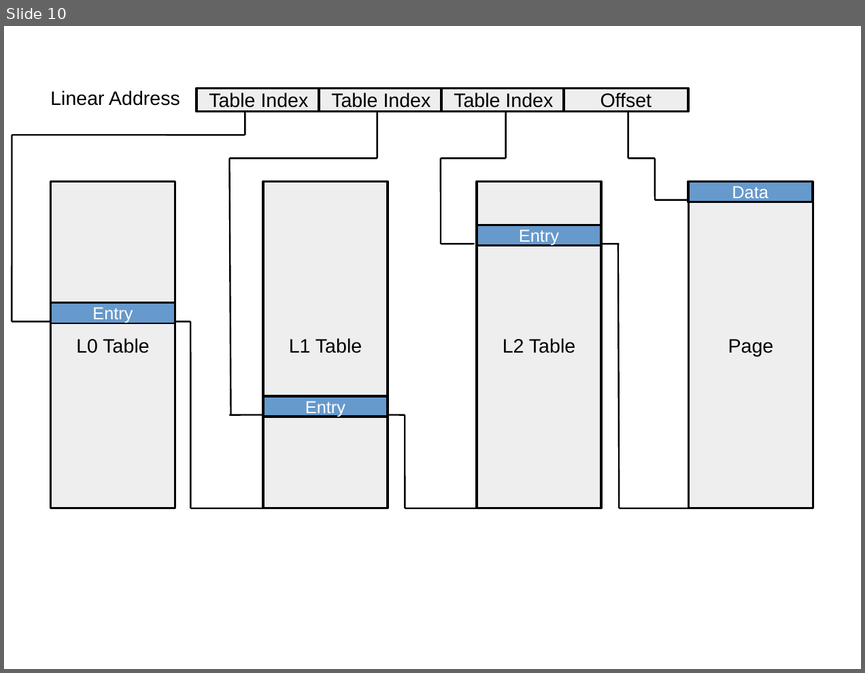
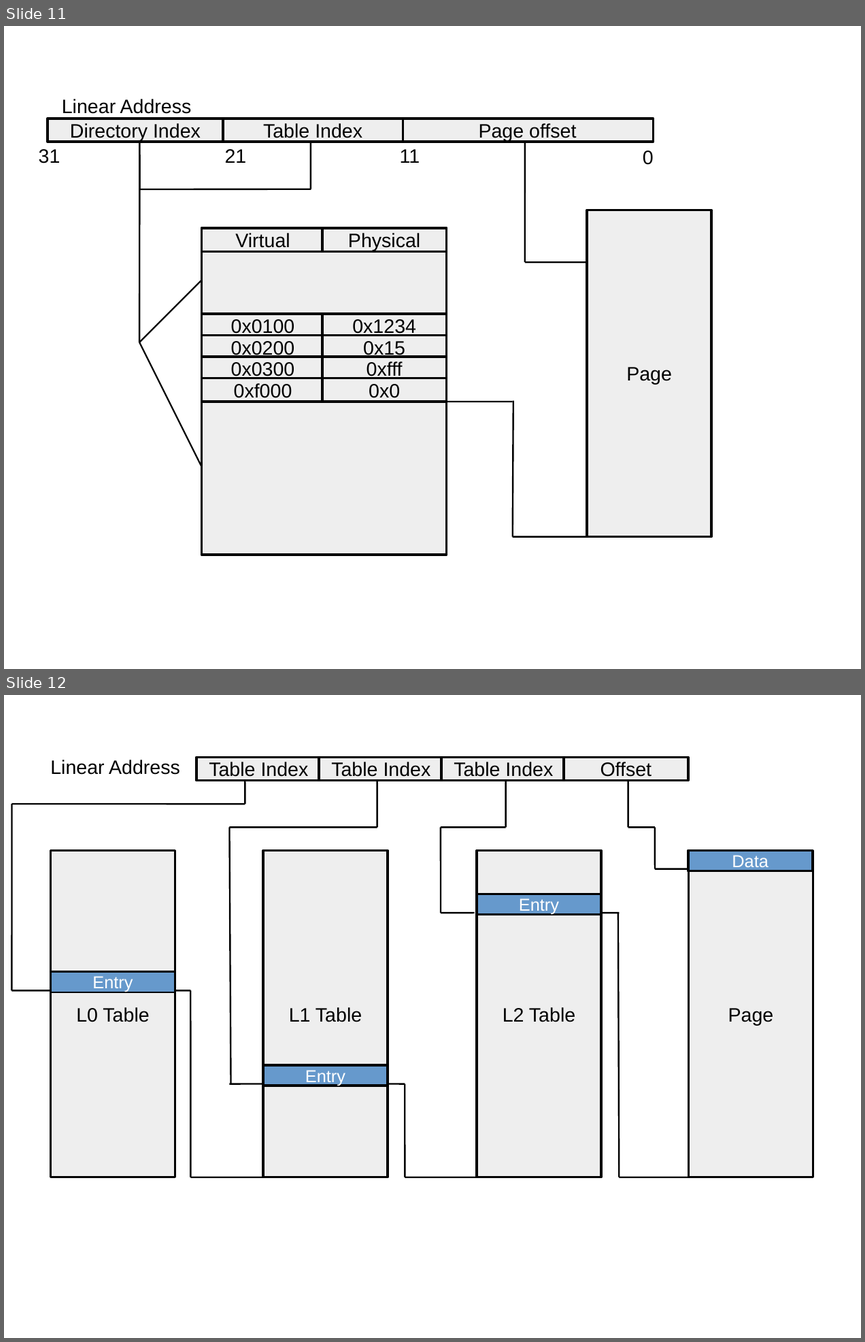
Before and after one commit to davidiw/os-website, a slide deck: lectures/images/images.odp. Shown one above the other, each under a label of ours: slide 10 before the commit, slides 11 and 12 after it. The pictures are 865x673 and 865x1342 pixels, drawn with LibreOffice and Linux fonts; fonts in the diff are those of the drawing. Boxes give left, top, right and bottom in pixels: in the first picture for what was removed or moved away, otherwise in the second. Text is boxed around its words. In the diff, an @@ line names an element or a change of style, - is before the commit and + after.

```diff
--- a/lectures/images/images.odp
+++ b/lectures/images/images.odp
@@ slide 11 added at (x1=4, y1=26, x2=861, y2=669), background #FFFFFF @@
@@ text added at (x1=62, y1=99, x2=192, y2=114), 18 pt, text #000000 @@
+Linear Address
@@ rectangle added at (x1=48, y1=118, x2=222, y2=142), fill #EEEEEE, outline #000000 2.3 pt, 18 pt, text #000000 @@
+Directory Index
@@ rectangle added at (x1=223, y1=118, x2=404, y2=142), fill #EEEEEE, outline #000000 2.3 pt, 18 pt, text #000000 @@
+Table Index
@@ rectangle added at (x1=402, y1=118, x2=653, y2=142), fill #EEEEEE, outline #000000 2.3 pt, 18 pt, text #000000 @@
+Page offset
@@ line added from (139, 143) to (139, 189), #000000 1.5 pt @@
@@ line added from (310, 143) to (310, 189), #000000 1.5 pt @@
@@ line added from (525, 143) to (525, 263), #000000 1.5 pt @@
@@ text added at (x1=39, y1=149, x2=60, y2=163), 18 pt, text #000000 @@
+31
@@ line added from (139, 155) to (139, 342), #000000 1.5 pt @@
@@ text added at (x1=225, y1=149, x2=247, y2=163), 18 pt, text #000000 @@
+21
@@ text added at (x1=400, y1=149, x2=420, y2=163), 18 pt, text #000000 @@
+11
@@ text added at (x1=643, y1=150, x2=653, y2=165), 18 pt, text #000000 @@
+0
@@ line added from (139, 189) to (311, 189), #000000 1.5 pt @@
@@ rectangle added at (x1=201, y1=228, x2=447, y2=554), fill #EEEEEE, outline #000000 2.3 pt @@
@@ rectangle added at (x1=201, y1=228, x2=324, y2=252), fill #EEEEEE, outline #000000 2.3 pt, 18 pt, text #000000 @@
+Virtual
@@ rectangle added at (x1=322, y1=228, x2=447, y2=252), fill #EEEEEE, outline #000000 2.3 pt, 18 pt, text #000000 @@
+Physical
@@ rectangle added at (x1=587, y1=210, x2=711, y2=537), fill #EEEEEE, outline #000000 2.3 pt, 18 pt, text #000000 @@
+Page
@@ line added from (586, 263) to (525, 263), #000000 1.5 pt @@
@@ line added from (139, 342) to (201, 280), #000000 1.45 pt @@
@@ rectangle added at (x1=201, y1=314, x2=324, y2=337), fill #EEEEEE, outline #000000 2.3 pt, 18 pt, text #000000 @@
+0x0100
@@ rectangle added at (x1=322, y1=314, x2=447, y2=337), fill #EEEEEE, outline #000000 2.3 pt, 18 pt, text #000000 @@
+0x1234
@@ line added from (139, 342) to (201, 467), #000000 1.45 pt @@
@@ rectangle added at (x1=201, y1=335, x2=324, y2=359), fill #EEEEEE, outline #000000 2.3 pt, 18 pt, text #000000 @@
+0x0200
@@ rectangle added at (x1=322, y1=335, x2=447, y2=359), fill #EEEEEE, outline #000000 2.3 pt, 18 pt, text #000000 @@
+0x15
@@ rectangle added at (x1=201, y1=356, x2=324, y2=380), fill #EEEEEE, outline #000000 2.3 pt, 18 pt, text #000000 @@
+0x0300
@@ rectangle added at (x1=322, y1=356, x2=447, y2=380), fill #EEEEEE, outline #000000 2.3 pt, 18 pt, text #000000 @@
+0xfff
@@ rectangle added at (x1=201, y1=378, x2=324, y2=401), fill #EEEEEE, outline #000000 2.3 pt, 18 pt, text #000000 @@
+0xf000
@@ rectangle added at (x1=322, y1=378, x2=447, y2=401), fill #EEEEEE, outline #000000 2.3 pt, 18 pt, text #000000 @@
+0x0
@@ line added from (513, 401) to (447, 401), #000000 1.5 pt @@
@@ line added from (513, 537) to (513, 401), #000000 1.5 pt @@
@@ line added from (590, 537) to (513, 537), #000000 1.5 pt @@
@@ what was slide 10 is now slide 12 @@
```
Also in this commit, not shown: 1 slide changed, 3 other slides added, 6 other files.
